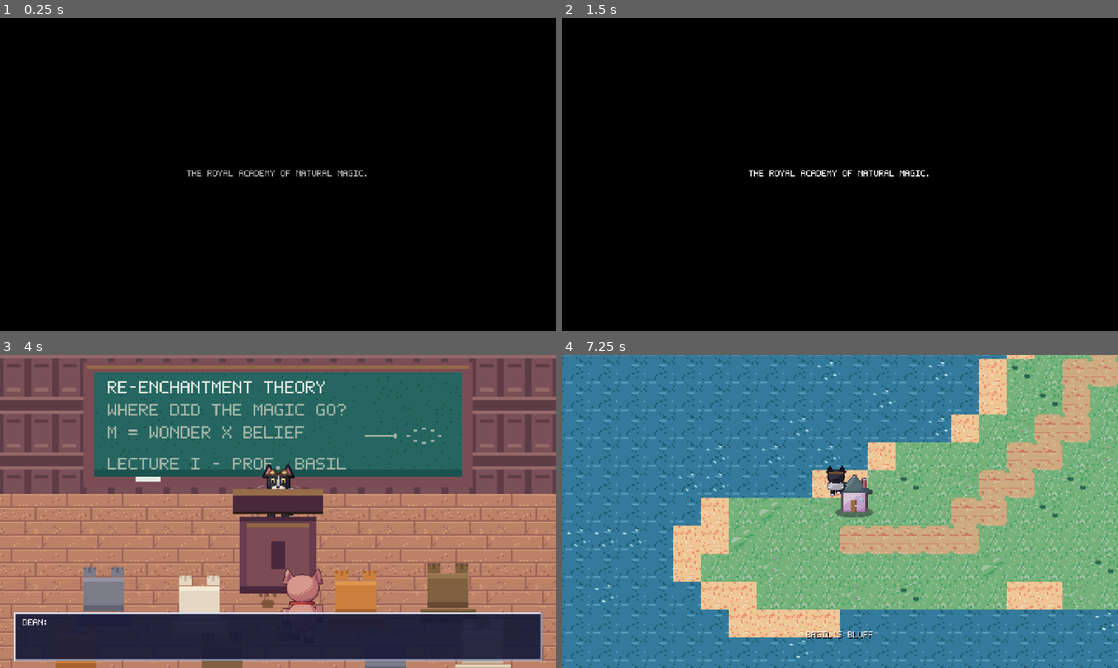
Above: before the commit, frames 1-4 (two rows, left to right).
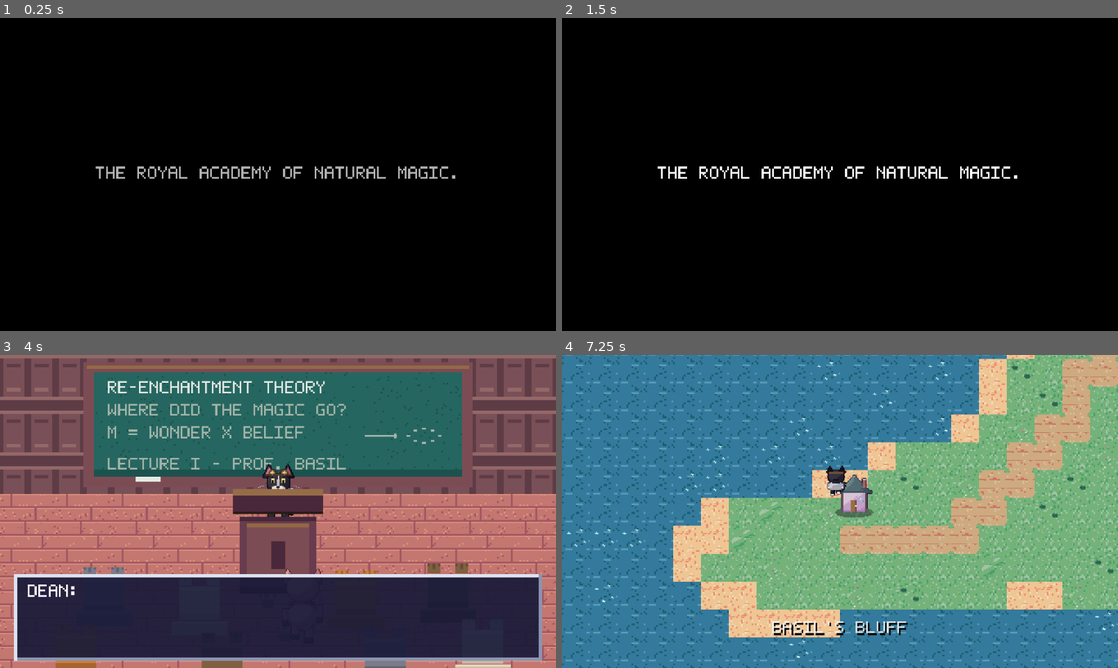
Above: after the commit, the same moments.

Repository: tcober/ProfessorPoopyPawsGodot
Game: Godot game, scene res://scene/intro_hall.tscn
The game is run twice, just before and just after one commit, with the same random seed, the same clock (stepped at 60 frames per second) and the same inputs. This scene is started directly instead of the project's main scene.
Inputs:
- Up to frame 1 (0.25 s): no input
- Up to frame 2 (1.5 s): tap Enter (ui_accept) at 0.5, 0.8, 1.25, 1.35 s; hold D (move_right) 0.53-1.28 s; hold J (attack) 0.53-1.28 s; tap K (jump) at 0.77, 1.07 s; hold S (move_down) from 1.28 s (still down)
- Up to frame 3 (4 s): tap K (jump) at 1.52, 1.82, 3.02, 3.32, 3.77 s; tap J (attack) at 1.55, 3.05 s; tap Enter (ui_accept) at 2, 2.3, 2.85, 3.5, 3.8 s; release S (move_down) at 2.03 s; hold D (move_right) 2.03-2.78 s; hold J (attack) 2.03-2.78 s; hold W (move_up) 2.78-3.53 s; hold A (move_left) from 3.53 s (still down); hold J (attack) from 3.53 s (still down)
- Up to frame 4 (7.25 s): tap K (jump) at 4.07, 4.52, 4.82, 6.02, 6.32, 6.77, 7.07 s; tap Escape (ui_cancel) at 4.15 s; release J (attack) at 4.28 s; tap Enter (ui_accept) at 4.35, 5.3, 5.75, 5.85, 6.8 s; tap J (attack) at 4.55, 6.05 s; release A (move_left) at 5.03 s; hold S (move_down) 5.03-5.78 s; hold J (attack) 5.03-5.78 s; hold D (move_right) 5.78-6.53 s; hold W (move_up) from 6.53 s (still down); hold J (attack) from 6.53 s (still down)

The runs differ from the first frame. In frame 1, 1.1% of the frame differs, in the area x 17-82%, y 47-52%; in frame 2, 1.2%; in frame 3, 13%, in the area x 2-98%, y 70-98%; in frame 4, 0.7%.

Commit message:
Art restart phase 5: HUD/dialog/font at SNES proportion
Dialog panel 608x100 with 4px borders, font_size 16 everywhere (clean 2x of
the 5x7 BMFont), taller cards/hint/banner/prompt rects, HUD margins 12/2,
hall floor recolored rosewood-plum (no tan fields).

Co-Authored-By: Claude Fable 5 <noreply@anthropic.com>

Diff:
--- a/scene/dialog_box.tscn
+++ b/scene/dialog_box.tscn
@@ -9,48 +9,48 @@
 
 [node name="Panel" type="ColorRect" parent="."]
 offset_left = 16.0
-offset_top = 296.0
+offset_top = 252.0
 offset_right = 624.0
 offset_bottom = 352.0
 color = Color(0.09, 0.1, 0.22, 0.92)
 
 [node name="Border" type="ColorRect" parent="Panel"]
 offset_right = 608.0
-offset_bottom = 2.0
+offset_bottom = 4.0
 color = Color(0.87, 0.89, 0.94, 1)
 
 [node name="BorderB" type="ColorRect" parent="Panel"]
-offset_top = 54.0
+offset_top = 96.0
 offset_right = 608.0
-offset_bottom = 56.0
+offset_bottom = 100.0
 color = Color(0.55, 0.58, 0.7, 1)
 
 [node name="BorderL" type="ColorRect" parent="Panel"]
-offset_right = 2.0
-offset_bottom = 56.0
+offset_right = 4.0
+offset_bottom = 100.0
 color = Color(0.87, 0.89, 0.94, 1)
 
 [node name="BorderR" type="ColorRect" parent="Panel"]
-offset_left = 606.0
+offset_left = 604.0
 offset_right = 608.0
-offset_bottom = 56.0
+offset_bottom = 100.0
 color = Color(0.55, 0.58, 0.7, 1)
 
 [node name="Text" type="Label" parent="Panel"]
-offset_left = 10.0
-offset_top = 8.0
+offset_left = 16.0
+offset_top = 12.0
 offset_right = 592.0
-offset_bottom = 48.0
+offset_bottom = 90.0
 theme_override_fonts/font = ExtResource("2_font")
-theme_override_font_sizes/font_size = 8
-theme_override_constants/line_spacing = 3
+theme_override_font_sizes/font_size = 16
+theme_override_constants/line_spacing = 6
 autowrap_mode = 3
 
 [node name="Arrow" type="Label" parent="Panel"]
-offset_left = 590.0
-offset_top = 42.0
-offset_right = 604.0
-offset_bottom = 54.0
+offset_left = 578.0
+offset_top = 76.0
+offset_right = 602.0
+offset_bottom = 96.0
 theme_override_fonts/font = ExtResource("2_font")
-theme_override_font_sizes/font_size = 8
+theme_override_font_sizes/font_size = 16
 text = "+"
--- a/scene/hud.tscn
+++ b/scene/hud.tscn
@@ -12,23 +12,23 @@
 [node name="MarginContainer" type="MarginContainer" parent="."]
 offset_right = 640.0
 offset_bottom = 360.0
-theme_override_constants/margin_left = 6
-theme_override_constants/margin_top = 6
+theme_override_constants/margin_left = 12
+theme_override_constants/margin_top = 12
 
 [node name="Rows" type="VBoxContainer" parent="MarginContainer"]
 layout_mode = 2
 size_flags_horizontal = 0
 size_flags_vertical = 0
-theme_override_constants/separation = 1
+theme_override_constants/separation = 2
 
 [node name="Hearts" type="HBoxContainer" parent="MarginContainer/Rows"]
 layout_mode = 2
 size_flags_horizontal = 0
 size_flags_vertical = 0
-theme_override_constants/separation = 1
+theme_override_constants/separation = 2
 
 [node name="Ammo" type="HBoxContainer" parent="MarginContainer/Rows"]
 layout_mode = 2
 size_flags_horizontal = 0
 size_flags_vertical = 0
-theme_override_constants/separation = 1
+theme_override_constants/separation = 2
--- a/scene/intro_bedroom.tscn
+++ b/scene/intro_bedroom.tscn
@@ -66,10 +66,10 @@
 
 [node name="Card" type="Label" parent="FadeLayer"]
 visible = false
-offset_top = 168.0
+offset_top = 150.0
 offset_right = 640.0
-offset_bottom = 192.0
+offset_bottom = 210.0
 theme_override_fonts/font = ExtResource("9_font")
-theme_override_font_sizes/font_size = 8
+theme_override_font_sizes/font_size = 16
 horizontal_alignment = 1
 vertical_alignment = 1
--- a/scene/intro_hall.tscn
+++ b/scene/intro_hall.tscn
@@ -136,7 +136,7 @@
 offset_right = 620.0
 offset_bottom = 202.0
 theme_override_fonts/font = ExtResource("11_font")
-theme_override_font_sizes/font_size = 8
+theme_override_font_sizes/font_size = 16
 theme_override_constants/line_spacing = 3
 horizontal_alignment = 1
 vertical_alignment = 1
--- a/scene/intro_house.tscn
+++ b/scene/intro_house.tscn
@@ -55,10 +55,10 @@
 
 [node name="Card" type="Label" parent="FadeLayer"]
 visible = false
-offset_top = 168.0
+offset_top = 150.0
 offset_right = 640.0
-offset_bottom = 192.0
+offset_bottom = 210.0
 theme_override_fonts/font = ExtResource("8_font")
-theme_override_font_sizes/font_size = 8
+theme_override_font_sizes/font_size = 16
 horizontal_alignment = 1
 vertical_alignment = 1
--- a/scene/intro_road.tscn
+++ b/scene/intro_road.tscn
@@ -52,14 +52,14 @@
 [node name="UI" type="CanvasLayer" parent="."]
 
 [node name="Hint" type="Label" parent="UI"]
-offset_top = 32.0
+offset_top = 28.0
 offset_right = 640.0
-offset_bottom = 44.0
+offset_bottom = 52.0
 theme_override_fonts/font = ExtResource("8_font")
-theme_override_font_sizes/font_size = 8
+theme_override_font_sizes/font_size = 16
 theme_override_colors/font_color = Color(0.98, 0.95, 0.82, 1)
 theme_override_colors/font_shadow_color = Color(0.1, 0.08, 0.1, 1)
-theme_override_constants/shadow_offset_x = 1
-theme_override_constants/shadow_offset_y = 1
+theme_override_constants/shadow_offset_x = 2
+theme_override_constants/shadow_offset_y = 2
 text = "GET TO CLASS!  J/SPACE: FIRE   K: HOP"
 horizontal_alignment = 1
--- a/scene/overworld.tscn
+++ b/scene/overworld.tscn
@@ -107,14 +107,14 @@
 [node name="Banner" type="Label" parent="UI"]
 modulate = Color(1, 1, 1, 0)
 offset_left = 20.0
-offset_top = 318.0
+offset_top = 306.0
 offset_right = 620.0
-offset_bottom = 340.0
+offset_bottom = 344.0
 theme_override_colors/font_shadow_color = Color(0, 0, 0, 1)
-theme_override_constants/shadow_offset_x = 1
-theme_override_constants/shadow_offset_y = 1
+theme_override_constants/shadow_offset_x = 2
+theme_override_constants/shadow_offset_y = 2
 theme_override_fonts/font = ExtResource("6_font")
-theme_override_font_sizes/font_size = 8
+theme_override_font_sizes/font_size = 16
 horizontal_alignment = 1
 
 [node name="Fade" type="ColorRect" parent="UI"]
--- a/scene/title.tscn
+++ b/scene/title.tscn
@@ -41,11 +41,11 @@
 [node name="UI" type="CanvasLayer" parent="."]
 
 [node name="Prompt" type="Label" parent="UI"]
-offset_top = 334.0
+offset_top = 326.0
 offset_right = 640.0
-offset_bottom = 346.0
+offset_bottom = 350.0
 theme_override_fonts/font = ExtResource("5_font")
-theme_override_font_sizes/font_size = 8
+theme_override_font_sizes/font_size = 16
 theme_override_colors/font_color = Color(0.98, 0.95, 0.82, 1)
 theme_override_colors/font_shadow_color = Color(0.3, 0.14, 0.08, 1)
 theme_override_constants/shadow_offset_x = 1
Binary file changed: assets/props/hall_floor.png
Not shown, changed: assets/_gen_intro_art.py
